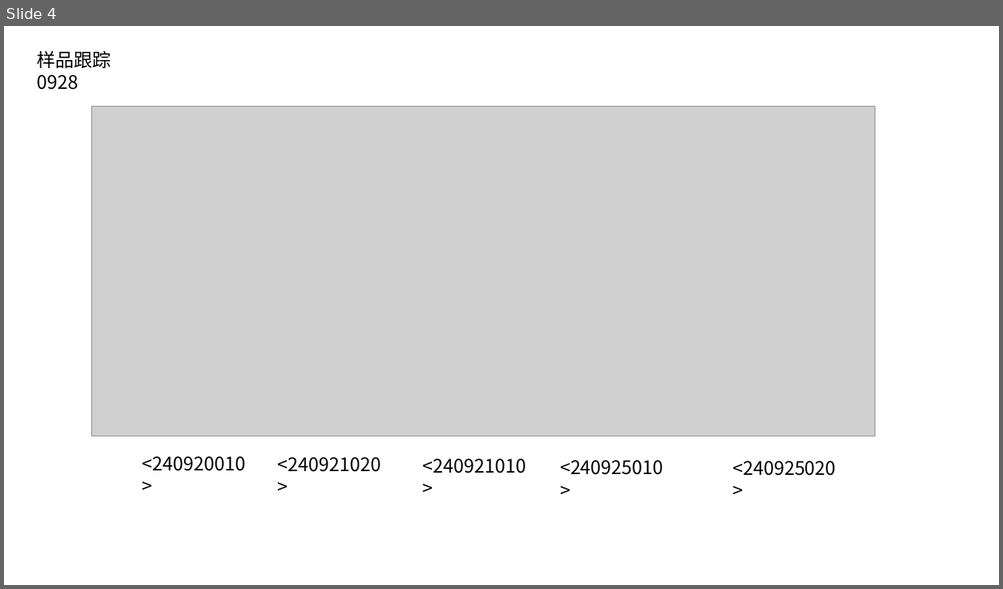
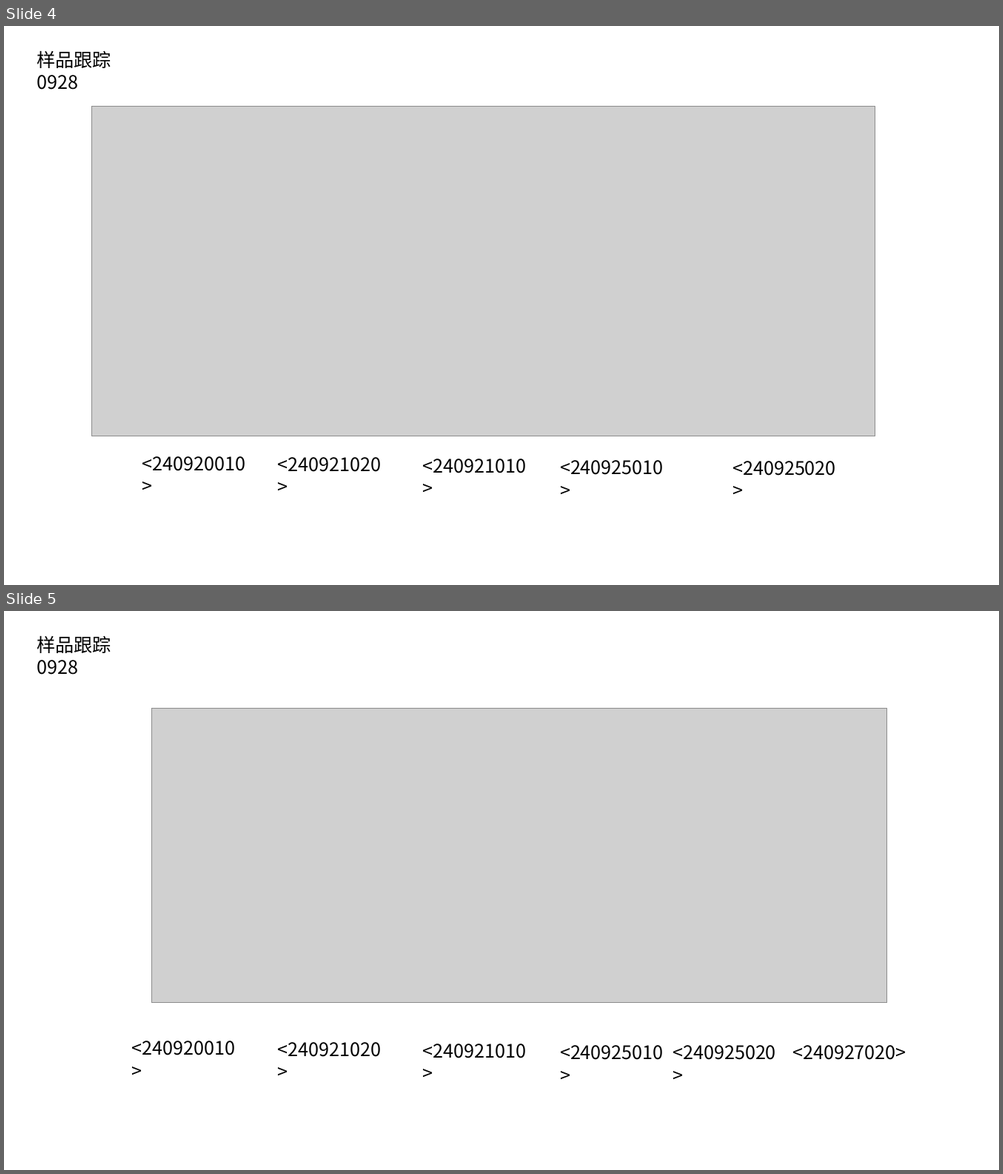
Before and after one commit to AlfredBowen/FAPbI3, a slide deck: FAPbI3样品跟踪-xbw.pptx. Shown one above the other, each under a label of ours: slide 4 before the commit, slides 4 and 5 after it. The pictures are 1003x589 and 1003x1174 pixels, drawn with LibreOffice and Linux fonts; fonts in the diff are those of the drawing; grey boxes stand for pictures. Boxes give left, top, right and bottom in pixels: in the first picture for what was removed or moved away, otherwise in the second. Text is boxed around its words. In the diff, an @@ line names an element or a change of style, - is before the commit and + after.

```diff
--- a/FAPbI3样品跟踪-xbw.pptx
+++ b/FAPbI3样品跟踪-xbw.pptx
@@ slide 5 added at (4, 611, 999, 1170), background #FFFFFF @@
@@ text added at (37, 635, 111, 675), 18 pt, text #000000 @@
+样品跟踪0928
@@ picture added at (152, 708, 888, 1002) @@
@@ text added at (131, 1041, 235, 1056), 18 pt, text #000000 @@
+<240920010>
@@ text added at (278, 1042, 381, 1057), 18 pt, text #000000 @@
+<240921020>
@@ text added at (423, 1044, 526, 1059), 18 pt, text #000000 @@
+<240921010>
@@ text added at (560, 1045, 663, 1060), 18 pt, text #000000 @@
+<240925010>
@@ text added at (672, 1045, 776, 1060), 18 pt, text #000000 @@
+<240925020>
@@ text added at (792, 1045, 906, 1060), 18 pt, text #000000 @@
+<240927020>
```
Also in this commit, not shown: 1 other file.
